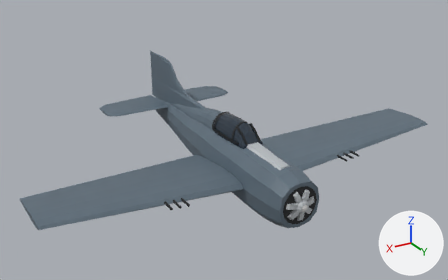
Two versions of the glTF model media/f4f4.glb, one commit apart.
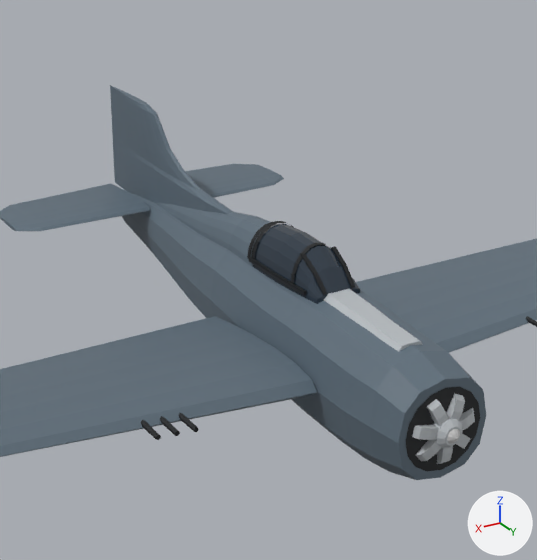
Each version is shown whole from a camera (50 mm lens) standing at (8.24, 12.17, 7.27) and looking at (-0.17, -1.84, 0.26), then close up on the part from 22% to 76% of the width and 4% to 94% of the height. Lighting does not change. The marker at lower right points along +X, +Y and +Z. The first two pictures are the older version. Where no turn or scale is listed for an object, it has been applied to the vertices. Vertices at exactly the same position are counted once.

Before the edit, the objects in view are built like this:
```python
mat_ac_secondary = principled_material('AC Secondary')
mat_ac_secondary.base_color = (0.482, 0.511, 0.536)  # light grey #b8bdc1
mat_ac_secondary.roughness = 0.6
me_elevator_r = bpy.data.meshes.new('Elevator R')
me_elevator_r.from_pydata(...)  # 42 vertices, 80 faces; spans x -0.98..0.98, y -0.54..0.08, z -0.03..0.04
me_elevator_r.materials.append(mat_ac_base)  # greyish blue #5f6e7b
me_engine = bpy.data.meshes.new('Engine')
me_engine.from_pydata(...)  # 120 vertices, 208 faces; spans x -0.417..0.417, y 1.956..2.13, z -0.412..0.4
me_engine.materials.append(mat_ac_secondary)  # light grey #b8bdc1
me_glare_panel = bpy.data.meshes.new('Glare Panel')
me_glare_panel.from_pydata(...)  # 16 vertices, 28 faces; spans x -0.213..0.213, y -0.125..1.325, z 0.697..0.842
me_glare_panel.materials.append(mat_ac_secondary)  # light grey #b8bdc1
me_rudder = bpy.data.meshes.new('Rudder')
me_rudder.from_pydata(...)  # 112 vertices, 220 faces; spans x -0.05..0.06, y -0.9..0.0, z -0.76..0.76
me_rudder.materials.append(mat_ac_base)  # greyish blue #5f6e7b
me_vertical_fin = bpy.data.meshes.new('Vertical Fin')
me_vertical_fin.from_pydata(...)  # 104 vertices, 204 faces; spans x -0.08..0.09, y -5.4..-2.45, z 0.35..1.87
me_vertical_fin.materials.append(mat_ac_base)  # greyish blue #5f6e7b
ob_elevator_r = bpy.data.objects.new('Elevator R', me_elevator_r)
ob_elevator_r.location = (1.18, -5.46, 0.45)
ob_engine = bpy.data.objects.new('Engine', me_engine)
ob_engine.location = (0.0, 0.0, 0.0)
ob_glare_panel = bpy.data.objects.new('Glare Panel', me_glare_panel)
ob_glare_panel.location = (0.0, 0.0, 0.0)
ob_rudder = bpy.data.objects.new('Rudder', me_rudder)
ob_rudder.location = (0.0, -5.4, 1.11)
ob_vertical_fin = bpy.data.objects.new('Vertical Fin', me_vertical_fin)
ob_vertical_fin.location = (0.0, 0.0, 0.0)
# also in view: 'Flap L' at (-2.25, -1.37, 0.12); 'Wing L' at (-3.24, -0.5, 0.16); 'Dorsal Spine' at (0.0, -3.12, 0.82); 'Cockpit Glass' at (0.0, -0.82, 0.91); 'Canopy Frame' at (0.0, -0.86, 1.03)
```
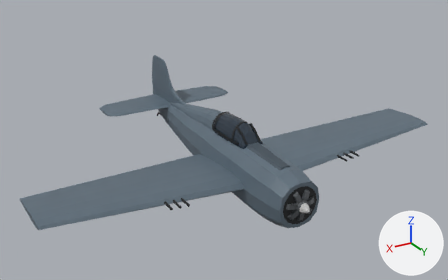
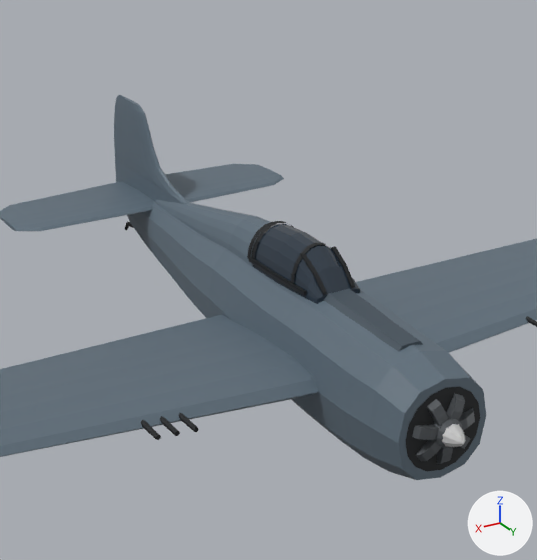
Where the change shows, as pixel boxes (x1, y1, x2, y2) in the close-ups (537 x 560 px):
'Vertical Fin', reshaped: before (133, 99, 233, 214); after (133, 103, 190, 204)
'Engine', recoloured (light grey to dark grey): (412, 393, 475, 464) in both
'Rudder', reshaped, moved: before (110, 85, 139, 195); after (114, 95, 137, 189)
'Glare Panel', recoloured (light grey to dark blue): (324, 289, 423, 351) in both

Patch to the scene script:
```diff
--- a/media/f4f4.glb.py
+++ b/media/f4f4.glb.py
@@ mat_ac_secondary @@
 mat_ac_secondary = principled_material('AC Secondary')
-mat_ac_secondary.base_color = (0.482, 0.511, 0.536)  # light grey #b8bdc1
+mat_ac_secondary.base_color = (0.0582, 0.0824, 0.106)  # dark blue #44515c
 mat_ac_secondary.roughness = 0.6
@@ mat_ac_engine @@
+mat_ac_engine = principled_material('AC Engine')
+mat_ac_engine.base_color = (0.101, 0.111, 0.122)  # dark grey #595e62
+mat_ac_engine.metallic = 0.3
@@ me_engine @@
 me_engine.from_pydata(...)  # 120 vertices, 208 faces; spans x -0.417..0.417, y 1.956..2.13, z -0.412..0.4
-me_engine.materials.append(mat_ac_secondary)  # light grey #b8bdc1
+me_engine.materials.append(mat_ac_engine)  # dark grey #595e62
@@ me_rudder @@
 # used by ob_rudder; location = (0.0, -5.4, 1.11)
-me_rudder.from_pydata(...)  # 112 vertices, 220 faces; spans x -0.05..0.06, y -0.9..0.0, z -0.76..0.76
+me_rudder.from_pydata(...)  # 140 vertices, 300 faces; spans x -0.04..0.05, y -0.8..0.0, z -0.99..0.75
+# me_rudder part 1: 112 vertices removed from x -0.05..0.06, y -0.9..0.0, z -0.76..0.76; 140 vertices added at x -0.04..0.05, y -0.8..0.0, z -0.99..0.75
 me_rudder.materials.append(mat_ac_base)
@@ me_vertical_fin @@
 # used by ob_vertical_fin; location = (0.0, 0.0, 0.0)
-me_vertical_fin.from_pydata(...)  # 104 vertices, 204 faces; spans x -0.08..0.09, y -5.4..-2.45, z 0.35..1.87
+me_vertical_fin.from_pydata(...)  # 130 vertices, 273 faces; spans x -0.05..0.06, y -5.45..-3.45, z 0.07..1.8
+# me_vertical_fin part 2: 104 vertices removed from x -0.08..0.09, y -5.4..-2.45, z 0.35..1.87; 130 vertices added at x -0.05..0.06, y -5.45..-3.45, z 0.07..1.8
 me_vertical_fin.materials.append(mat_ac_base)
@@ ob_rudder @@
 ob_rudder = bpy.data.objects.new('Rudder', me_rudder)
-ob_rudder.location = (0.0, -5.4, 1.11)
+ob_rudder.location = (0.0, -5.45, 1.05)
```
